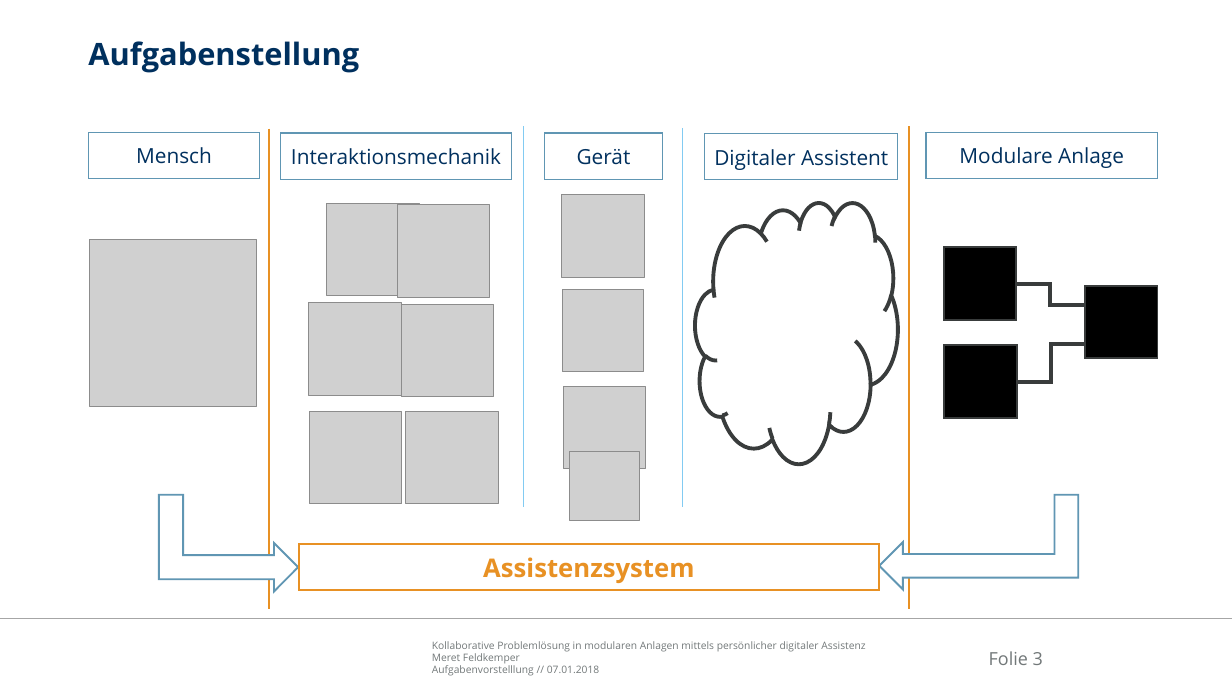
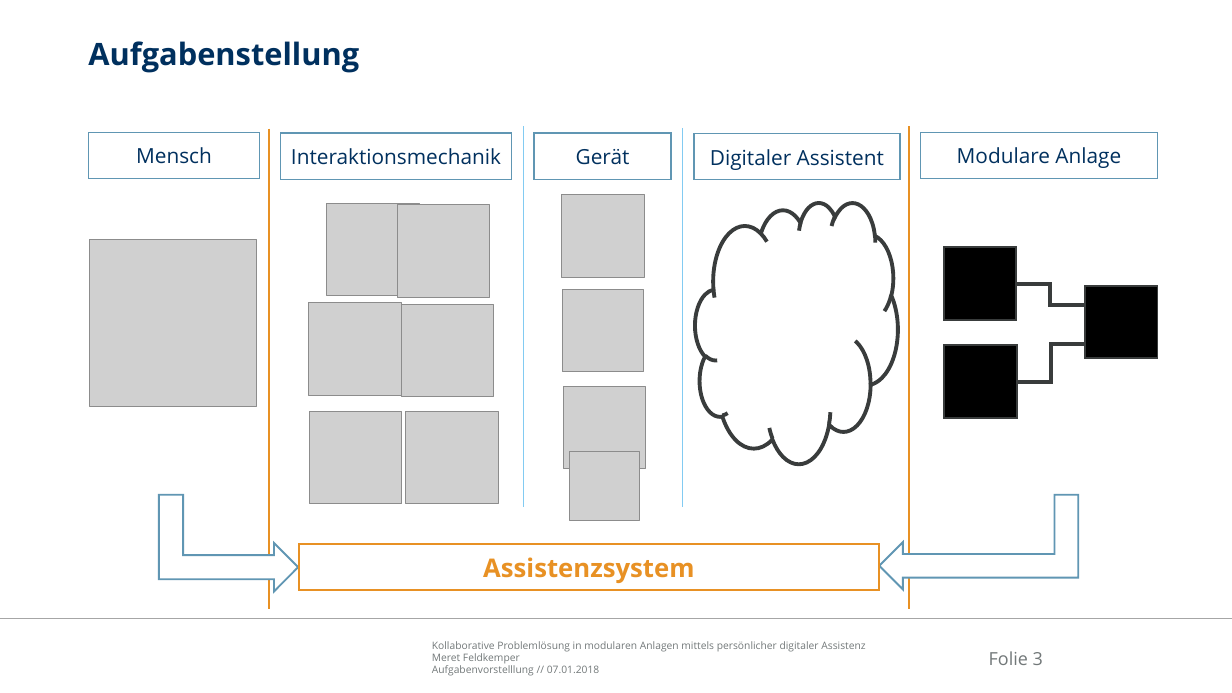
Before and after one commit to Ral3007/Diplomarbeit, a slide deck: slide 3 of Dokumente/Präsentationen/2019-01-07_DA_Feldkemper_Aufgabenvorstellung.pptx. Drawn at 1232x693 pixels with LibreOffice and Linux fonts; fonts in the diff are those of the drawing; grey boxes stand for pictures; background and template pictures are left out. Boxes give left, top, right and bottom in pixels: in the first picture for what was removed or moved away, otherwise in the second. Text is boxed around its words. In the diff, an @@ line names an element or a change of style, - is before the commit and + after.

```diff
--- a/Dokumente/Präsentationen/2019-01-07_DA_Feldkemper_Aufgabenvorstellung.pptx
+++ b/Dokumente/Präsentationen/2019-01-07_DA_Feldkemper_Aufgabenvorstellung.pptx
@@ rectangle "Gerät": place and size @@
-rectangle "Gerät" at [544,133,663,179]
+rectangle "Gerät" at [534,133,671,179]
@@ rectangle "Digitaler Assistent": place and size @@
-rectangle "Digitaler Assistent" at [705,134,898,180]
+rectangle "Digitaler Assistent" at [694,134,900,180]
@@ rectangle "Modulare Anlage": place and size @@
-rectangle "Modulare Anlage" at [926,133,1158,179]
+rectangle "Modulare Anlage" at [921,133,1157,179]
```
Also in this commit, not shown: 22 other files.
